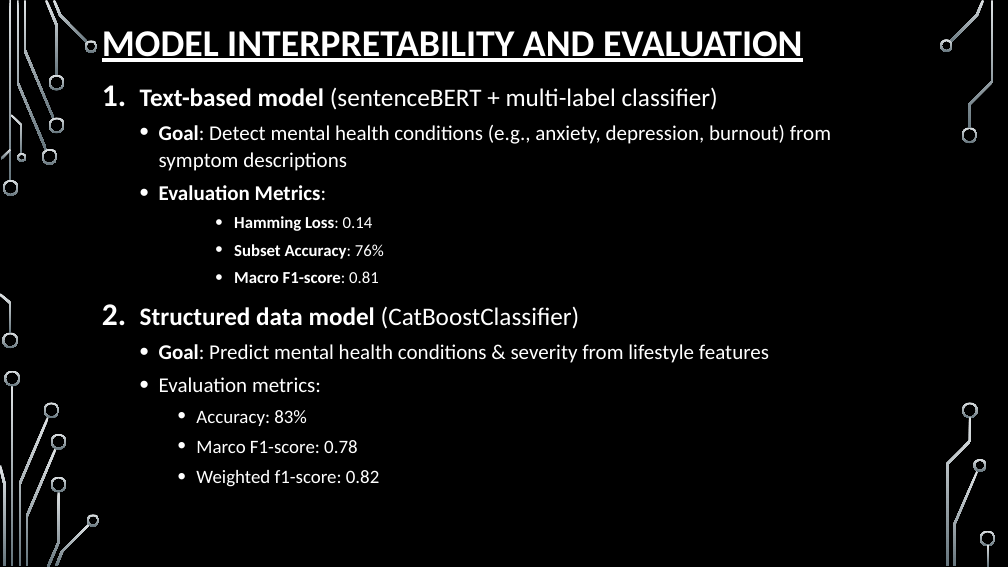
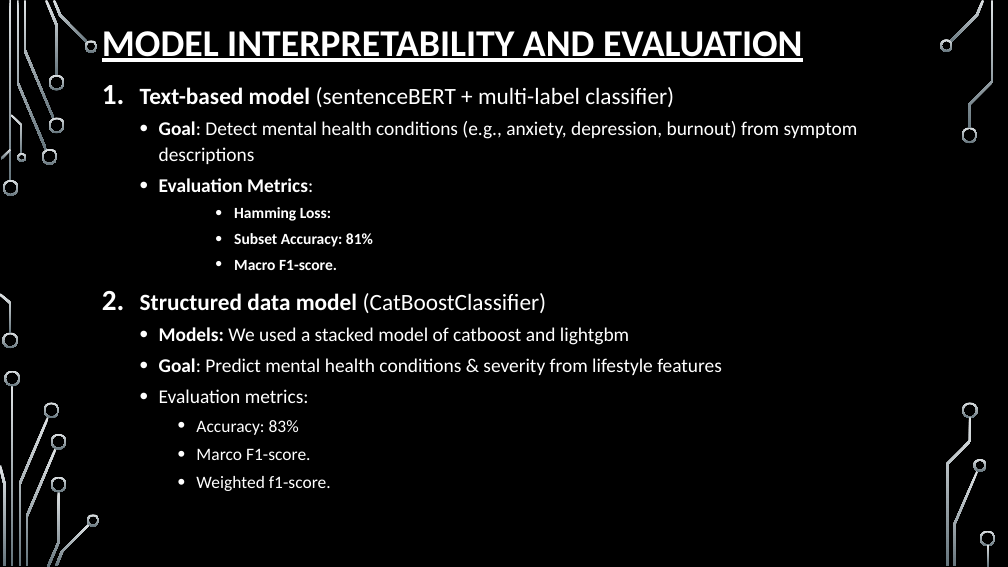
Before and after one commit to Godfrey-249/Phase_5_Project, a slide deck: slide 10 of Mental Health Report.pptx (slide 9 before the commit). Drawn at 1008x567 pixels with LibreOffice and Linux fonts; fonts in the diff are those of the drawing; background and template pictures are left out. Boxes give left, top, right and bottom in pixels: in the first picture for what was removed or moved away, otherwise in the second. Text is boxed around its words. In the diff, an @@ line names an element or a change of style, - is before the commit and + after.

```diff
--- a/Mental Health Report.pptx
+++ b/Mental Health Report.pptx
@@ text at [140, 87, 858, 435]: size 24 to 22.2 pt in "Text-based model (sentenceBERT + multi-label classifier)", "Structured data model (CatBoostClassifier)"; size 20 to 18.5 pt in "Goal: Detect mental health conditions (e.g., anxiety, ...", "Evaluation Metrics:", "Goal: Predict mental health conditions & severity ...", "Evaluation metrics:"; size 18 to 16.6 pt in "Accuracy: 83%" @@
@@ text at [234, 207, 373, 270]: text changed; size 16 to 14.8 pt @@
-      • Hamming Loss: 0.14
-      • Subset Accuracy: 76%
-      • Macro F1-score: 0.81
+      • Hamming Loss:
+      • Subset Accuracy: 81%
+      • Macro F1-score.
@@ text at [159, 327, 629, 345]: paragraph added @@
+  • Models: We used a stacked model of catboost and lightgbm
@@ text at [196, 448, 331, 491]: text changed; size 18 to 16.6 pt @@
-    • Marco F1-score: 0.78
-    • Weighted f1-score: 0.82
+    • Marco F1-score.
+    • Weighted f1-score.
```
Also in this commit, not shown: 8 other slides changed, 3 slides added, 3 other files.
